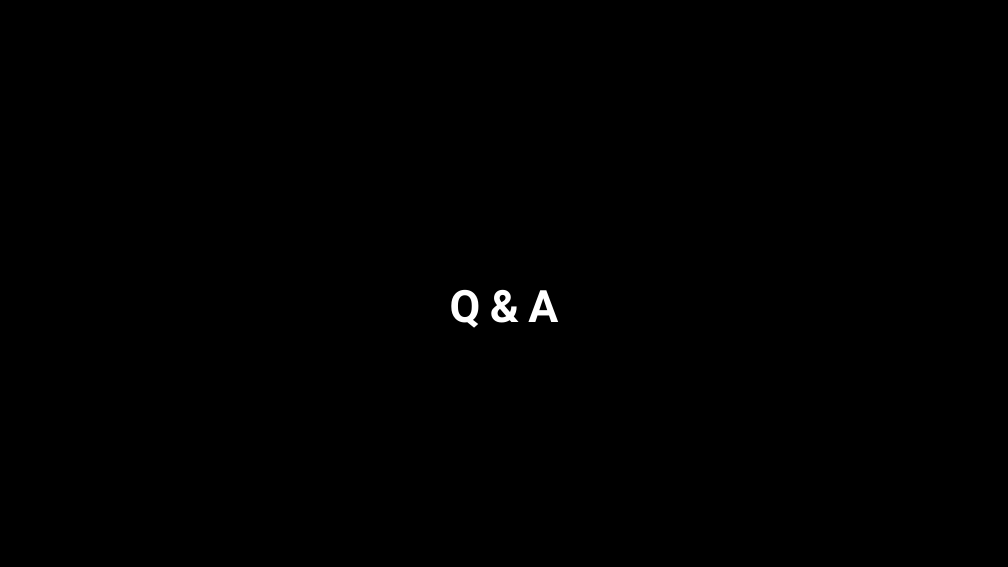
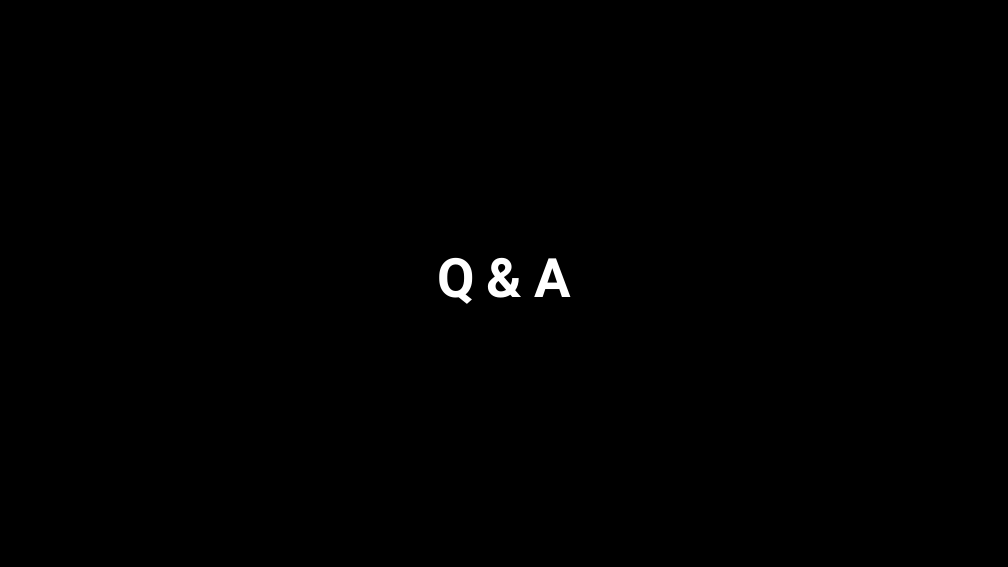
Before and after one commit to Lukasye/ds_project_ws2223_group3, a slide deck: slide 9 of Fina lReport/auction_pres.pptx (slide 8 before the commit). Drawn at 1008x567 pixels with LibreOffice and Linux fonts; fonts in the diff are those of the drawing; background and template pictures are left out. Boxes give left, top, right and bottom in pixels: in the first picture for what was removed or moved away, otherwise in the second. Text is boxed around its words. In the diff, an @@ line names an element or a change of style, - is before the commit and + after.

```diff
--- a/Fina lReport/auction_pres.pptx
+++ b/Fina lReport/auction_pres.pptx
@@ title "Q & A": place and size @@
-title "Q & A" at [450,290,558,328]
+title "Q & A" at [437,258,571,304]
@@ title "Q & A" at [437,258,571,304]: size 85 to 103.5 pt @@
```
Also in this commit, not shown: 7 other slides changed, 2 slides added, 1 slide removed, 4 other files.
